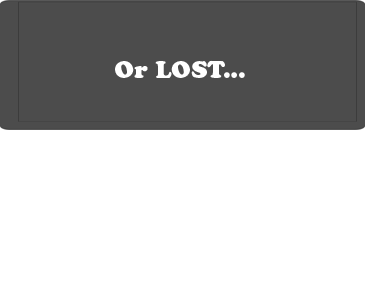
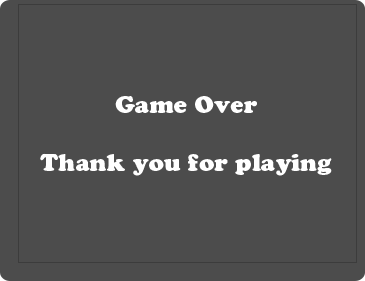
Revision of a layered 365x281 image; what changed, layer by layer:
renamed "Or LOST..." to "Game Over Thank you for playing", painted on it over [40, 60, 332, 176]
hid "Layer 3 copy" over [0, 0, 365, 130]
showed "Layer 3" over [0, 0, 365, 281]
